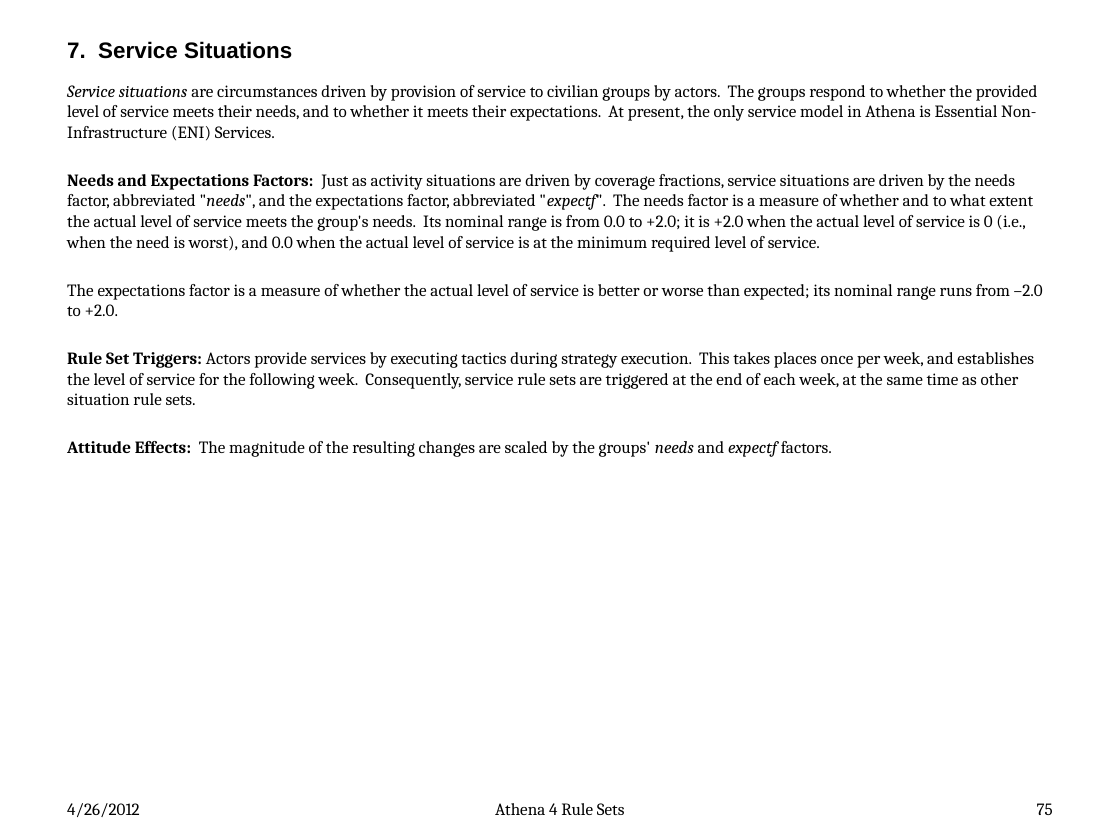
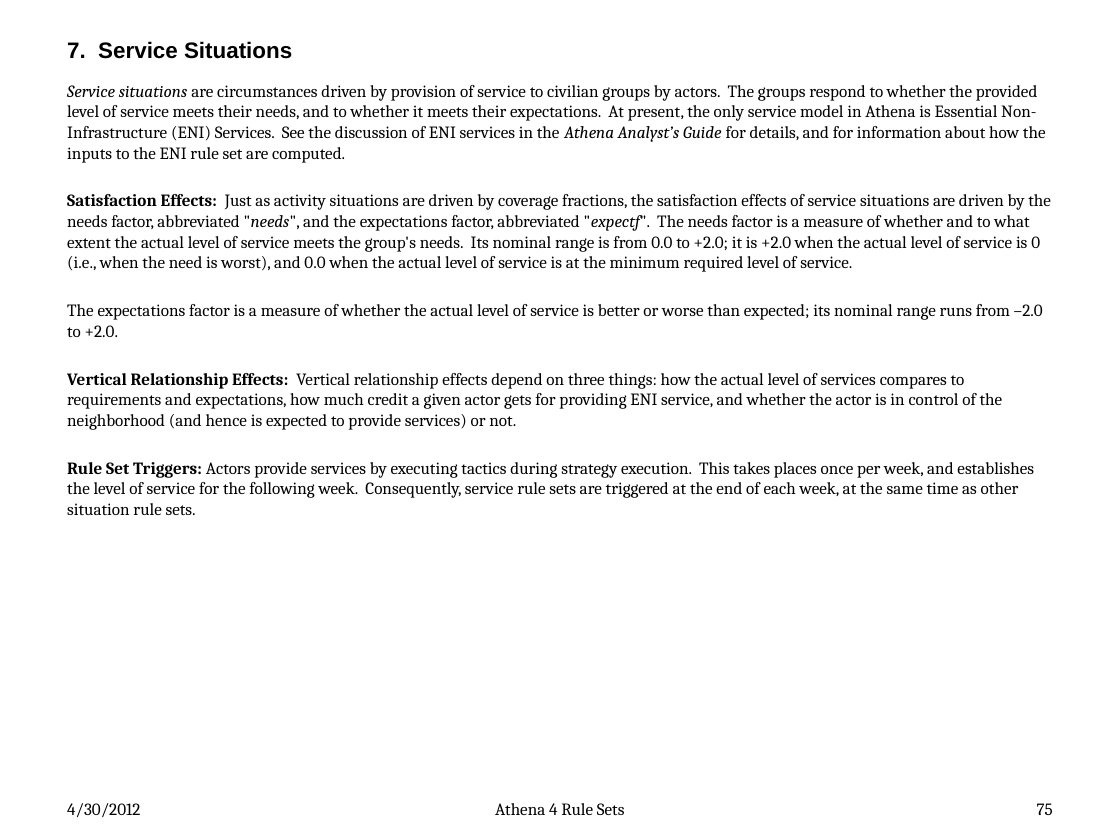
Before and after one commit to AthenaModel/athena-legacy, a slide deck: slide 75 of docs/dev/rules.pptx. Drawn at 1120x840 pixels with LibreOffice and Linux fonts; fonts in the diff are those of the drawing. Boxes give left, top, right and bottom in pixels: in the first picture for what was removed or moved away, otherwise in the second. Text is boxed around its words. In the diff, an @@ line names an element or a change of style, - is before the commit and + after.

Commit message:
Fixed Bug #{3419}
* Updated the AAG and Rules document per the vertical relationship
  model changes.
* Moved responsibility for determine which groups to run the ENI rules for
  to service_rules.tcl from service.tcl.
* Added a qcredit quality type to determine an actor's level of credit
  (Negligible, Some, or Most).
* Updated the ENI rule set.  The service cases (E+, E, E-, and R-) are
  used for both satisfaction and vrel inputs.

```diff
--- a/docs/dev/rules.pptx
+++ b/docs/dev/rules.pptx
@@ text at (67, 85, 1051, 272): text changed @@
-Service situations are circumstances driven by provision of service to civilian groups by actors. The groups respond to whether the provided level of service meets their needs, and to whether it meets their expectations. At present, the only service model in Athena is Essential Non-Infrastructure (ENI) Services.
-Needs and Expectations Factors: Just as activity situations are driven by coverage fractions, service situations are driven by the needs factor, abbreviated "needs", and the expectations factor, abbreviated "expectf". The needs factor is a measure of whether and to what extent the actual level of service meets the group's needs. Its nominal range is from 0.0 to +2.0; it is +2.0 when the actual level of service is 0 (i.e., when the need is worst), and 0.0 when the actual level of service is at the minimum required level of service.
+Service situations are circumstances driven by provision of service to civilian groups by actors. The groups respond to whether the provided level of service meets their needs, and to whether it meets their expectations. At present, the only service model in Athena is Essential Non-Infrastructure (ENI) Services. See the discussion of ENI services in the Athena Analyst’s Guide for details, and for information about how the inputs to the ENI rule set are computed.
+Satisfaction Effects: Just as activity situations are driven by coverage fractions, the satisfaction effects of service situations are driven by the needs factor, abbreviated "needs", and the expectations factor, abbreviated "expectf". The needs factor is a measure of whether and to what extent the actual level of service meets the group's needs. Its nominal range is from 0.0 to +2.0; it is +2.0 when the actual level of service is 0 (i.e., when the need is worst), and 0.0 when the actual level of service is at the minimum required level of service.
@@ text at (67, 373, 1003, 430): paragraph added @@
+Vertical Relationship Effects: Vertical relationship effects depend on three things: how the actual level of services compares to requirements and expectations, how much credit a given actor gets for providing ENI service, and whether the actor is in control of the neighborhood (and hence is expected to provide services) or not.
@@ text at (67, 441, 832, 457): paragraph removed @@
-Attitude Effects: The magnitude of the resulting changes are scaled by the groups' needs and expectf factors.
@@ text at (67, 803, 140, 817): text changed @@
-4/26/2012
+4/30/2012
```
Also in this commit, not shown: 76 other slides changed, 1 slide added, 1 slide removed, 6 other files.
